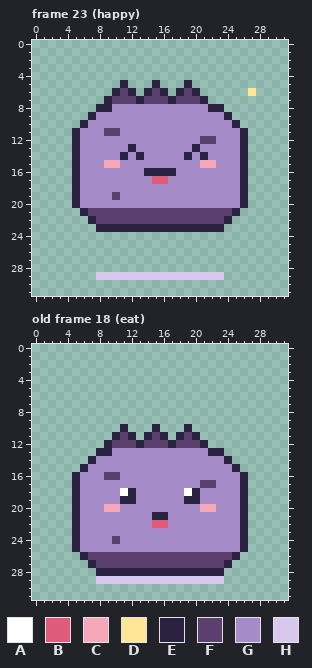
Pixel-art file -- art/characters/cave/pebblit.aseprite. Above is the file before it was changed.
32x32 pixels, 24 frames. Shown: frame 23 (happy), old frame 18 (eat). The commit also changed other frames, which this record leaves out.
Palette (. is transparent): A #ffffff  B #e05a7a  C #f7a8b8  D #ffe596  E #2b2140  F #5b3f6e  G #a68bc9  H #d9c8ee
Pixels before, frame 23 (happy), first column x 5:
 5 ......E...E...E........
 6 .....EFE.EFE.EFE......D
 7 ....EFFFEFFFEFFFE......
 8 ...EEGGGGGGGGGGGGEE....
 9 ..EGGGGGGGGGGGGGGGGE...
10 .EGGGGGGGGGGGGGGGGGGE..
11 EGGGFFGGGGGGGGGGGGGGGE.
12 EGGGGGGGGGGGGGGGFFGGGE.
13 EGGGGGGEGGGGGGGEGGGGGE.
14 EGGGGGEGEGGGGGEGEGGGGE.
15 EGGGCCGGGGGGGGGGCCGGGE.
16 EGGGGGGGGEEEEGGGGGGGGE.
17 EGGGGGGGGGBBGGGGGGGGGE.
18 EGGGGGGGGGGGGGGGGGGGGE.
19 EGGGGFGGGGGGGGGGGGGGGE.
20 EGGGGGGGGGGGGGGGGGGGGE.
21 .EFFFFFFFFFFFFFFFFFFE..
22 ..EFFFFFFFFFFFFFFFFE...
23 ...EEEEEEEEEEEEEEEE....
24 .......................
25 .......................
26 .......................
27 .......................
28 .......................
29 ...HHHHHHHHHHHHHHHH....
Pixels before, old frame 18 (eat), first column x 5:
10 ......E...E...E.......
11 .....EFE.EFE.EFE......
12 ....EFFFEFFFEFFFE.....
13 ...EEGGGGGGGGGGGGEE...
14 ..EGGGGGGGGGGGGGGGGE..
15 .EGGGGGGGGGGGGGGGGGGE.
16 EGGGFFGGGGGGGGGGGGGGGE
17 EGGGGGGGGGGGGGGGFFGGGE
18 EGGGGGAEGGGGGGAEGGGGGE
19 EGGGGGEEGGGGGGEEGGGGGE
20 EGGGCCGGGGGGGGGGCCGGGE
21 EGGGGGGGGGEEGGGGGGGGGE
22 EGGGGGGGGGBBGGGGGGGGGE
23 EGGGGGGGGGGGGGGGGGGGGE
24 EGGGGFGGGGGGGGGGGGGGGE
25 EGGGGGGGGGGGGGGGGGGGGE
26 .EFFFFFFFFFFFFFFFFFFE.
27 ..EFFFFFFFFFFFFFFFFE..
28 ...EEEEEEEEEEEEEEEE...
29 ...HHHHHHHHHHHHHHHH...
The same view after the edit:
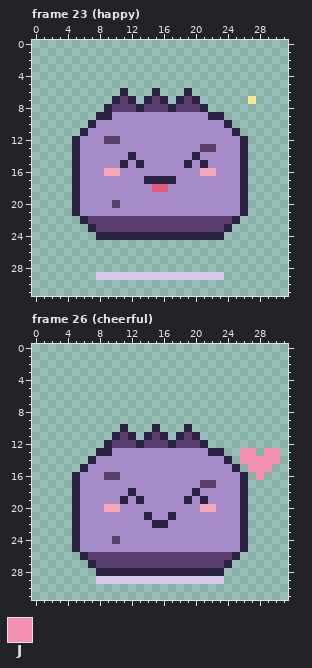
Colours new in this view: J #f48fb1
A new or re-ordered frame is compared with the old frame closest to it.
Changes in this commit:
frames 24 -> 28
Changed rows in their new state; - is an unchanged pixel.
Frame 23 (happy), layer "pet":
first column x 5:
 5 ------.---.---.--------
 6 -----.E.-.E.-.E.------.
 7 ----.E-E.E-E.E-E.-----D
 8 ---.-FFFEFFFEFFFE..----
 9 --.EE------------EE.---
10 -.E----------------E.--
11 .E--GG--------------E.-
12 ----FF----------GG-----
13 -------G-------GFF-----
14 ------GEG-----GEG------
15 ----GGE-E-----E-EG-----
16 ----CC---GGGG---CC-----
17 ---------EEEE----------
18 ----------BB-----------
19 -----G-----------------
20 -----F-----------------
21 EGGGGGGGGGGGGGGGGGGGGE-
22 -EF----------------FE--
23 --EFFFFFFFFFFFFFFFFE---
24 ---EEEEEEEEEEEEEEEE----
Frame 26 (cheerful) is new; against old frame 18 (eat), layer "pet":
first column x 11:
13 ---------------JJ-JJ
14 ---------------JJJJJ
15 ----------------JJJ-
16 -----------------J--
18 G-------G-----------
19 -GE------GE---------
21 ---EGGE-------------
22 ----EE--------------
Changed places in both pictures, as pixel boxes (x1, y1, x2, y2):
changed: (72, 80, 256, 240)
added: (240, 448, 280, 480)
changed: (120, 488, 208, 528)
